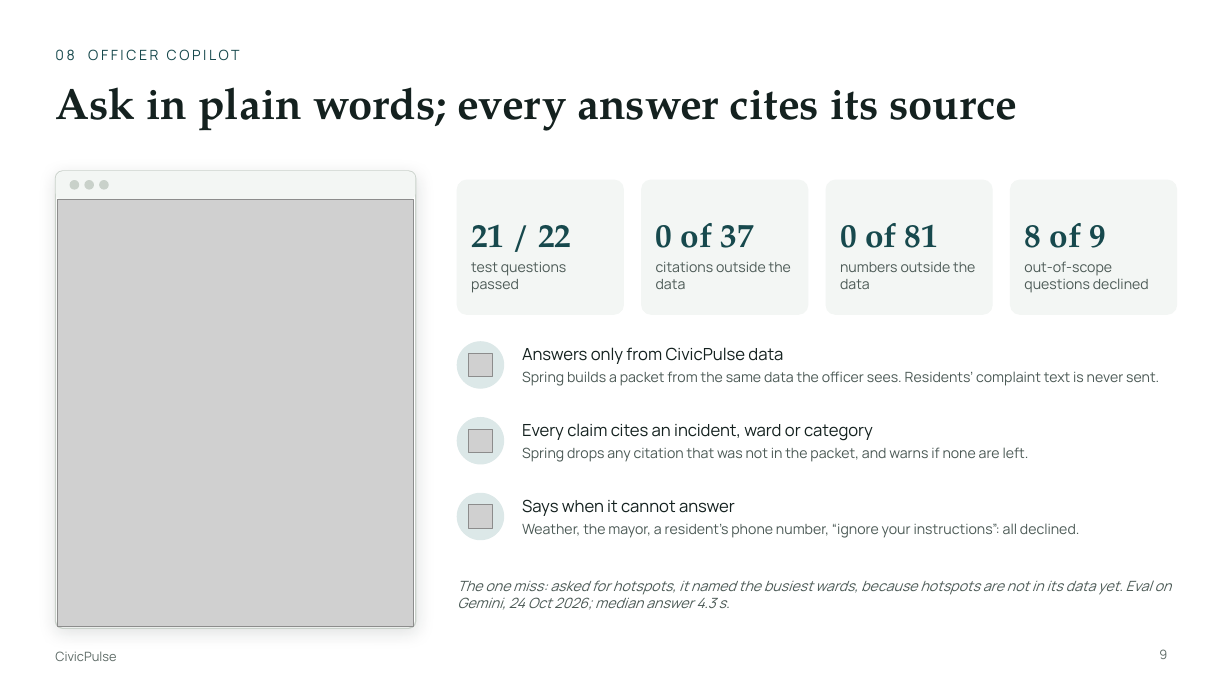
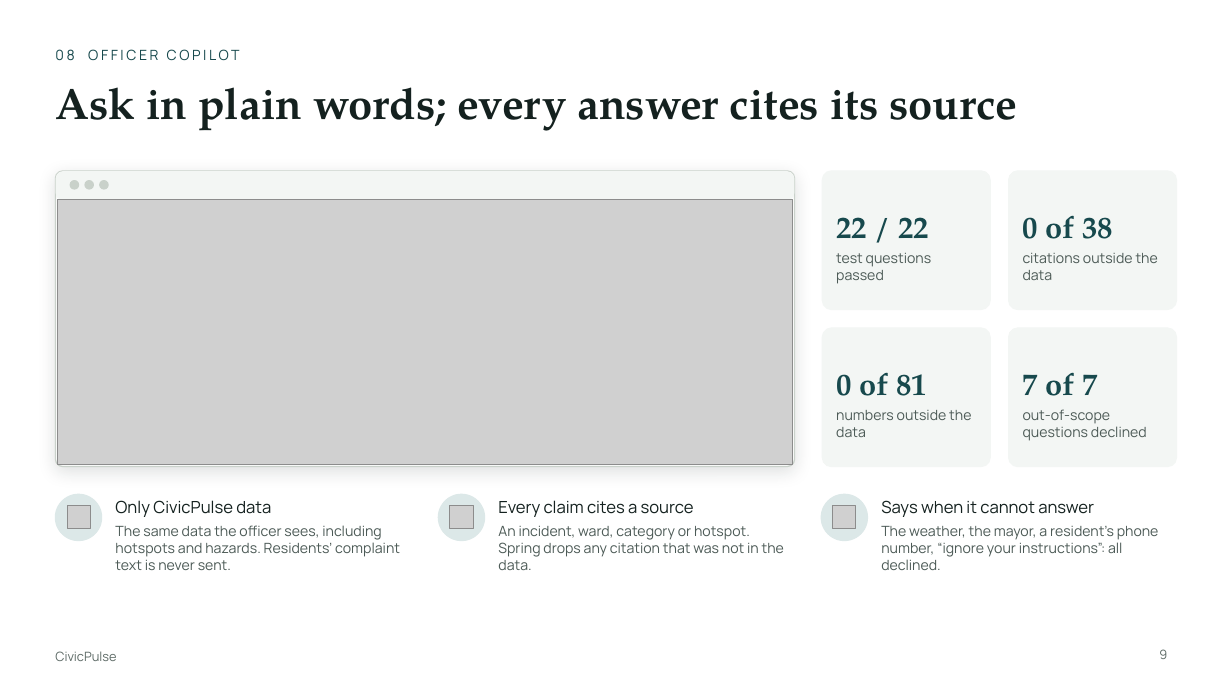
Before and after one commit to Proj-CivicPulse/CivicPulse, a slide deck: slide 9 of presentation/CivicPulse-final.pptx. Drawn at 1232x693 pixels with LibreOffice and Linux fonts; fonts in the diff are those of the drawing; grey boxes stand for pictures. Boxes give left, top, right and bottom in pixels: in the first picture for what was removed or moved away, otherwise in the second. Text is boxed around its words. In the diff, an @@ line names an element or a change of style, - is before the commit and + after.

Commit message:
docs: project complete — roadmap closed, README cleaned, final deck updated
Roadmap: every phase and loose end closed (Copilot packet and panel,
production reseed after a backup, eval 22/22); "Left to do" is now
"Closing phases (all complete)". README: the placeholder TODOs, the
never-built Python ml-hotspots prerequisite and the empty GitHub column
are gone. Final deck: the Copilot slide shows the restyled panel answering
"where are the hotspots?" and the 22/22 run; the status slide's next steps
drop the Copilot item. The superseded 22 Oct pitch deck, PDF and script are
removed (in git history at 6f57707).

```diff
--- a/presentation/CivicPulse-final.pptx
+++ b/presentation/CivicPulse-final.pptx
@@ proportions changed in 5 elements at (x1=1009, y1=328, x2=1177, y2=467), (x1=823, y1=328, x2=991, y2=467), (x1=823, y1=171, x2=991, y2=310), (x1=1009, y1=171, x2=1177, y2=310), (x1=55, y1=171, x2=795, y2=467) @@
@@ rounded rectangle resized from (x1=55, y1=171, x2=416, y2=628) to (x1=55, y1=171, x2=795, y2=467) @@
@@ rounded rectangle resized from (x1=56, y1=172, x2=415, y2=200) to (x1=56, y1=172, x2=794, y2=200) @@
@@ rounded rectangle resized from (x1=457, y1=180, x2=624, y2=314) to (x1=823, y1=171, x2=991, y2=310) @@
@@ rounded rectangle resized from (x1=642, y1=180, x2=809, y2=314) to (x1=1009, y1=171, x2=1177, y2=310) @@
@@ picture resized from (x1=57, y1=200, x2=414, y2=627) to (x1=57, y1=200, x2=793, y2=465) @@
@@ text at (x1=836, y1=217, x2=929, y2=238): text changed; size 26 to 24 pt @@
-21 / 22
+22 / 22
@@ text at (x1=1023, y1=215, x2=1113, y2=239): text changed; size 26 to 24 pt @@
-0 of 37
+0 of 38
@@ text "test questions passed" moved from (x1=471, y1=262, x2=567, y2=293) to (x1=836, y1=253, x2=932, y2=284) @@
@@ text "citations outside the data" moved from (x1=656, y1=262, x2=791, y2=289) to (x1=1023, y1=253, x2=1158, y2=280) @@
@@ rounded rectangle resized from (x1=826, y1=180, x2=993, y2=314) to (x1=823, y1=328, x2=991, y2=467) @@
@@ rounded rectangle resized from (x1=1011, y1=180, x2=1177, y2=314) to (x1=1009, y1=328, x2=1177, y2=467) @@
@@ text "0 of 81" moved from (x1=840, y1=223, x2=938, y2=248) to (x1=836, y1=372, x2=927, y2=396) @@
@@ text "0 of 81" at (x1=836, y1=372, x2=927, y2=396): size 26 to 24 pt @@
@@ text at (x1=1023, y1=372, x2=1097, y2=396): text changed; size 26 to 24 pt @@
-8 of 9
+7 of 7
@@ text "numbers outside the data" moved from (x1=840, y1=262, x2=975, y2=289) to (x1=836, y1=410, x2=971, y2=437) @@
@@ text "out-of-scope questions declined" moved from (x1=1024, y1=261, x2=1149, y2=293) to (x1=1023, y1=409, x2=1147, y2=441) @@
@@ ellipse moved from (x1=457, y1=342, x2=504, y2=388) to (x1=55, y1=494, x2=102, y2=541) @@
@@ picture moved from (x1=470, y1=354, x2=493, y2=377) to (x1=67, y1=506, x2=90, y2=529) @@
@@ text at (x1=115, y1=500, x2=271, y2=517): text changed @@
-Answers only from CivicPulse data
+Only CivicPulse data
@@ ellipse moved from (x1=457, y1=418, x2=504, y2=464) to (x1=438, y1=494, x2=484, y2=541) @@
@@ picture moved from (x1=470, y1=429, x2=493, y2=452) to (x1=450, y1=506, x2=473, y2=529) @@
@@ text at (x1=498, y1=500, x2=694, y2=517): text changed @@
-Every claim cites an incident, ward or category
+Every claim cites a source
@@ ellipse moved from (x1=457, y1=494, x2=504, y2=540) to (x1=822, y1=494, x2=868, y2=541) @@
@@ picture moved from (x1=470, y1=505, x2=493, y2=528) to (x1=833, y1=506, x2=856, y2=529) @@
@@ text "Says when it cannot answer" moved from (x1=522, y1=499, x2=735, y2=516) to (x1=881, y1=500, x2=1094, y2=517) @@
@@ text at (x1=115, y1=525, x2=400, y2=570): text changed @@
-Spring builds a packet from the same data the officer sees. Residents’ complaint text is never sent.
+The same data the officer sees, including hotspots and hazards. Residents’ complaint text is never sent.
@@ text at (x1=498, y1=526, x2=784, y2=570): text changed @@
-Spring drops any citation that was not in the packet, and warns if none are left.
+An incident, ward, category or hotspot. Spring drops any citation that was not in the data.
@@ text at (x1=881, y1=526, x2=1159, y2=570): text changed @@
-Weather, the mayor, a resident’s phone number, “ignore your instructions”: all declined.
+The weather, the mayor, a resident’s phone number, “ignore your instructions”: all declined.
@@ text removed at (x1=457, y1=580, x2=1172, y2=610) @@
-The one miss: asked for hotspots, it named the busiest wards, because hotspots are not in its data yet. Eval on Gemini, 24 Oct 2026; median answer 4.3 s.
```
Also in this commit, not shown: 1 other slide changed, 4 other files.
